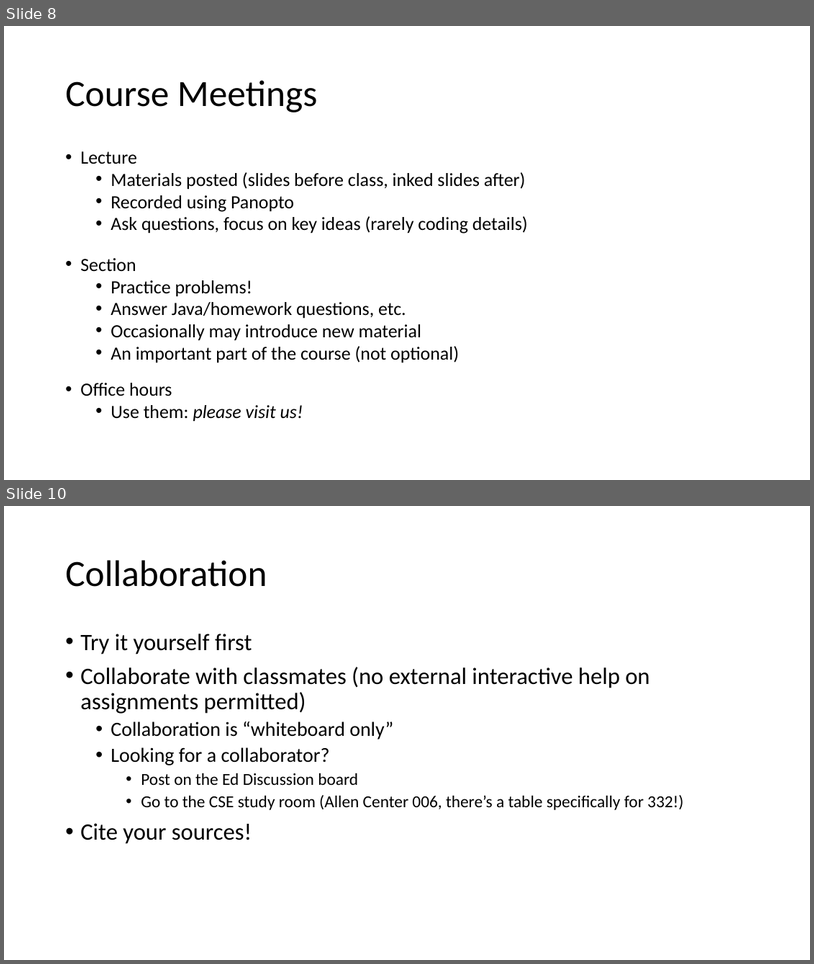
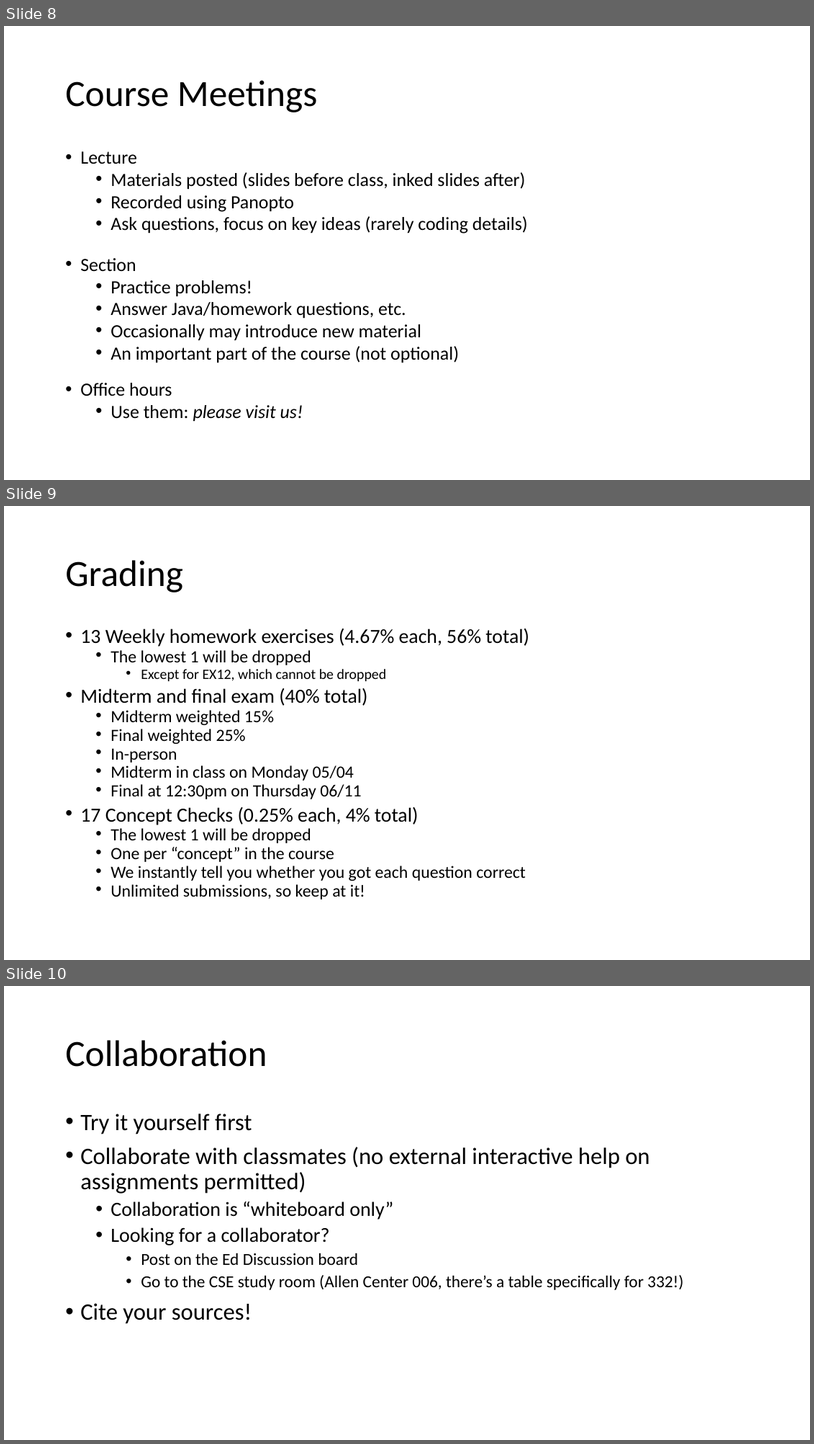
Before and after one commit to natebrunelle/cse332, a slide deck: demo_site/files/slides/lecture1_intro.pptx. Shown one above the other, each under a label of ours: slides 8 and 10 before the commit, slides 8, 9 and 10 after it; the slides between them are not shown. The pictures are 814x964 and 814x1444 pixels, drawn with LibreOffice and Linux fonts; fonts in the diff are those of the drawing. Boxes give left, top, right and bottom in pixels: in the first picture for what was removed or moved away, otherwise in the second. Text is boxed around its words. In the diff, an @@ line names an element or a change of style, - is before the commit and + after.

```diff
--- a/demo_site/files/slides/lecture1_intro.pptx
+++ b/demo_site/files/slides/lecture1_intro.pptx
@@ slide 9 added at (4, 506, 810, 960), background #FFFFFF @@
@@ title added at (65, 560, 183, 592), 44 pt, text #000000 @@
+Grading
@@ text added at (80, 628, 530, 899), 20.4 pt, text #000000 @@
+• 13 Weekly homework exercises (4.67% each, 56% total)
+  • The lowest 1 will be dropped
+    • Except for EX12, which cannot be dropped
+• Midterm and final exam (40% total)
+  • Midterm weighted 15%
+  • Final weighted 25%
+  • In-person
+  • Midterm in class on Monday 05/04
+  • Final at 12:30pm on Thursday 06/11
+• 17 Concept Checks (0.25% each, 4% total)
+  • The lowest 1 will be dropped
+  • One per “concept” in the course
+  • We instantly tell you whether you got each question correct
+  • Unlimited submissions, so keep at it!
```
Also in this commit, not shown: 2 slides removed, 7 other files.
